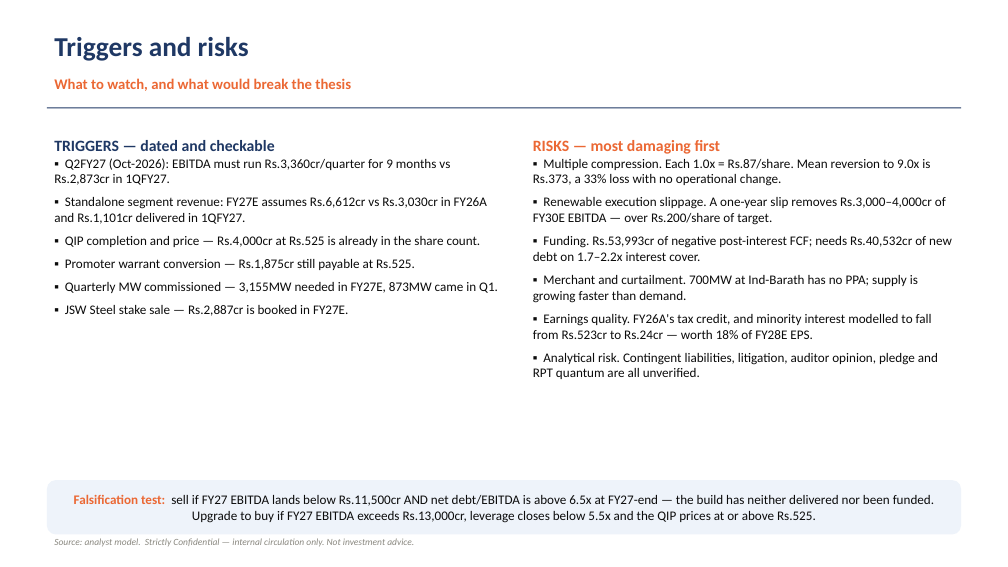
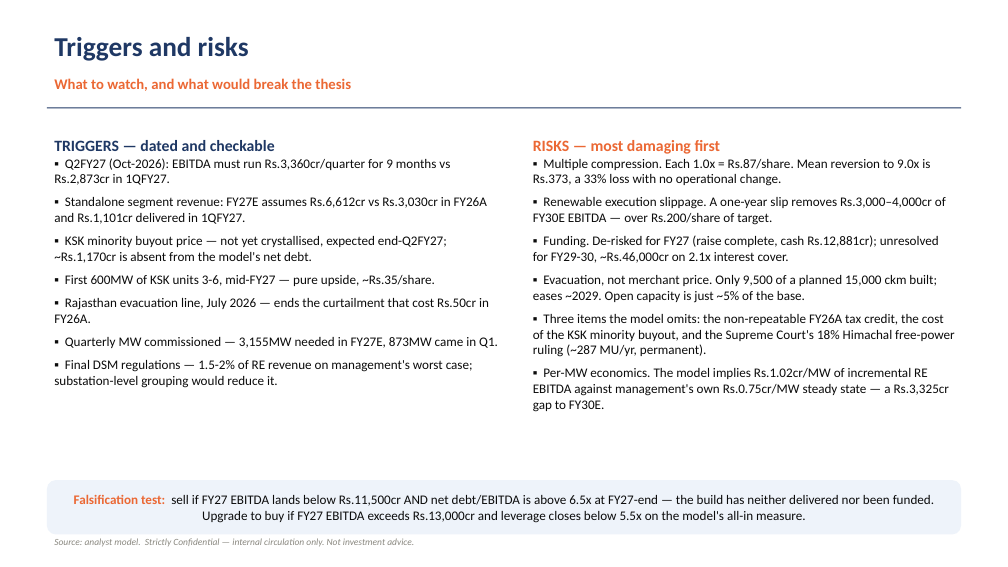
Before and after one commit to Poweravendus/Power, a slide deck: slide 17 of JSW_Energy/JSW_Energy_Pitch_Deck_July2026.pptx. Drawn at 1008x567 pixels with LibreOffice and Linux fonts; fonts in the diff are those of the drawing. Boxes give left, top, right and bottom in pixels: in the first picture for what was removed or moved away, otherwise in the second. Text is boxed around its words. In the diff, an @@ line names an element or a change of style, - is before the commit and + after.

```diff
--- a/JSW_Energy/JSW_Energy_Pitch_Deck_July2026.pptx
+++ b/JSW_Energy/JSW_Energy_Pitch_Deck_July2026.pptx
@@ text at (54, 236, 489, 323): text changed @@
-▪ QIP completion and price — Rs.4,000cr at Rs.525 is already in the share count.
-▪ Promoter warrant conversion — Rs.1,875cr still payable at Rs.525.
+▪ KSK minority buyout price — not yet crystallised, expected end-Q2FY27; ~Rs.1,170cr is absent from the model's net debt.
+▪ First 600MW of KSK units 3-6, mid-FY27 — pure upside, ~Rs.35/share.
+▪ Rajasthan evacuation line, July 2026 — ends the curtailment that cost Rs.50cr in FY26A.
@@ text at (533, 235, 955, 412): text changed @@
-▪ Funding. Rs.53,993cr of negative post-interest FCF; needs Rs.40,532cr of new debt on 1.7–2.2x interest cover.
-▪ Merchant and curtailment. 700MW at Ind-Barath has no PPA; supply is growing faster than demand.
-▪ Earnings quality. FY26A's tax credit, and minority interest modelled to fall from Rs.523cr to Rs.24cr — worth 18% of FY28E EPS.
-▪ Analytical risk. Contingent liabilities, litigation, auditor opinion, pledge and RPT quantum are all unverified.
+▪ Funding. De-risked for FY27 (raise complete, cash Rs.12,881cr); unresolved for FY29-30, ~Rs.46,000cr on 2.1x interest cover.
+▪ Evacuation, not merchant price. Only 9,500 of a planned 15,000 ckm built; eases ~2029. Open capacity is just ~5% of the base.
+▪ Three items the model omits: the non-repeatable FY26A tax credit, the cost of the KSK minority buyout, and the Supreme Court's 18% Himachal free-power ruling (~287 MU/yr, permanent).
+▪ Per-MW economics. The model implies Rs.1.02cr/MW of incremental RE EBITDA against management's own Rs.0.75cr/MW steady state — a Rs.3,325cr gap to FY30E.
@@ text at (54, 360, 473, 388): text changed @@
-▪ JSW Steel stake sale — Rs.2,887cr is booked in FY27E.
+▪ Final DSM regulations — 1.5-2% of RE revenue on management's worst case; substation-level grouping would reduce it.
@@ text in rounded rectangle at (74, 494, 934, 523): text changed @@
-Falsification test: sell if FY27 EBITDA lands below Rs.11,500cr AND net debt/EBITDA is above 6.5x at FY27-end — the build has neither delivered nor been funded. Upgrade to buy if FY27 EBITDA exceeds Rs.13,000cr, leverage closes below 5.5x and the QIP prices at or above Rs.525.
+Falsification test: sell if FY27 EBITDA lands below Rs.11,500cr AND net debt/EBITDA is above 6.5x at FY27-end — the build has neither delivered nor been funded. Upgrade to buy if FY27 EBITDA exceeds Rs.13,000cr and leverage closes below 5.5x on the model's all-in measure.
```
Also in this commit, not shown: 8 other slides changed, 7 other files.
